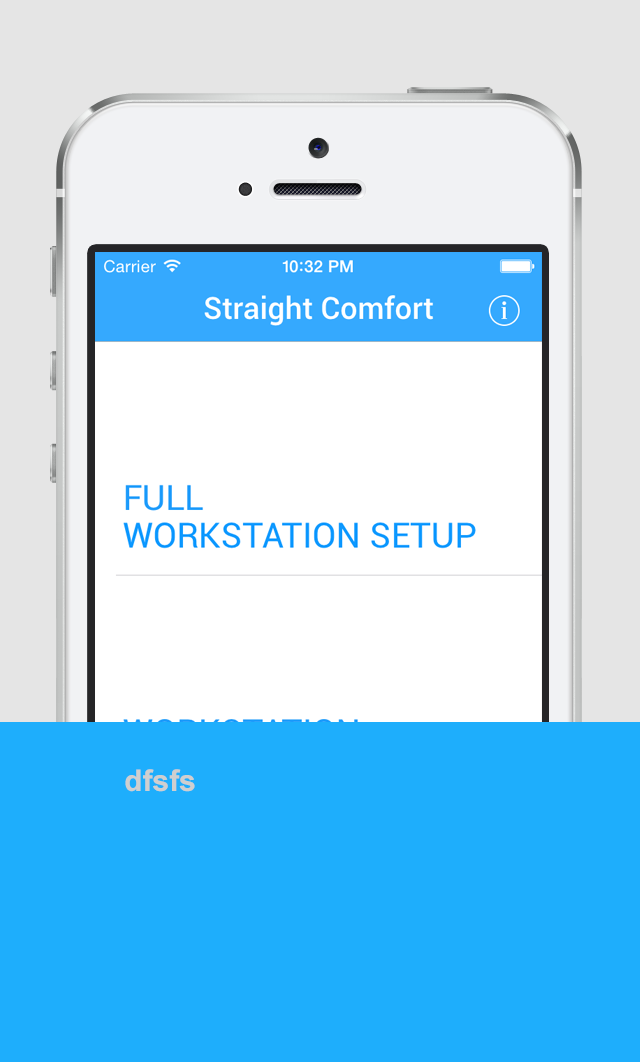
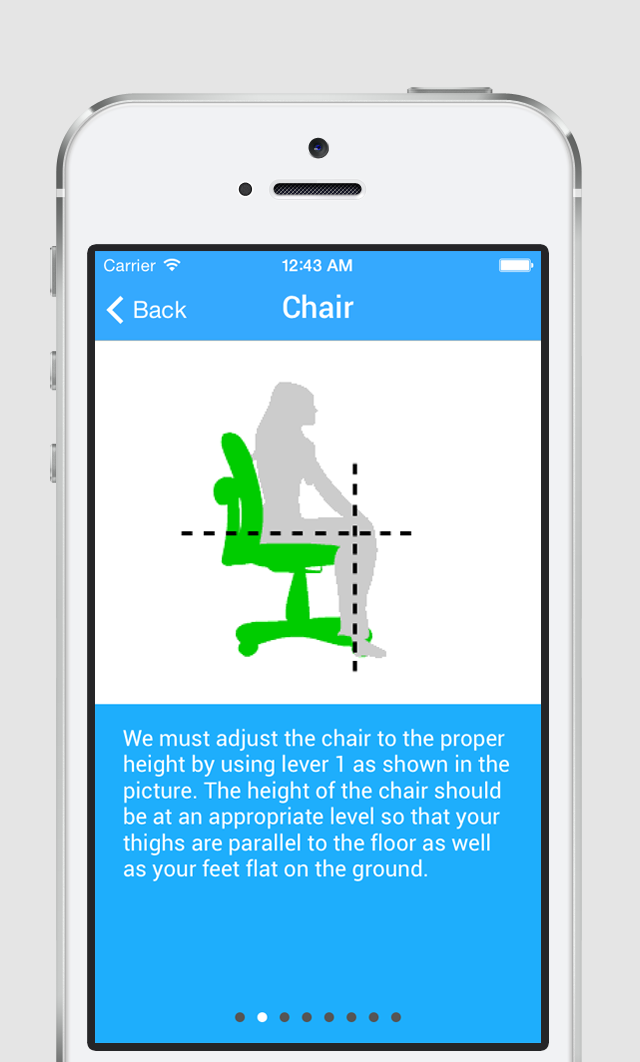
Comparing the layer stacks of the two 640x1062 images. Changes:
removed layer "dfsfs" over [125, 769, 195, 792]
showed "Layer 1", painted on it over [95, 251, 640, 1062]
removed layer "DescriptionBox" over [0, 722, 640, 1062]
removed layer "Screenshot" over [95, 252, 542, 1044]
